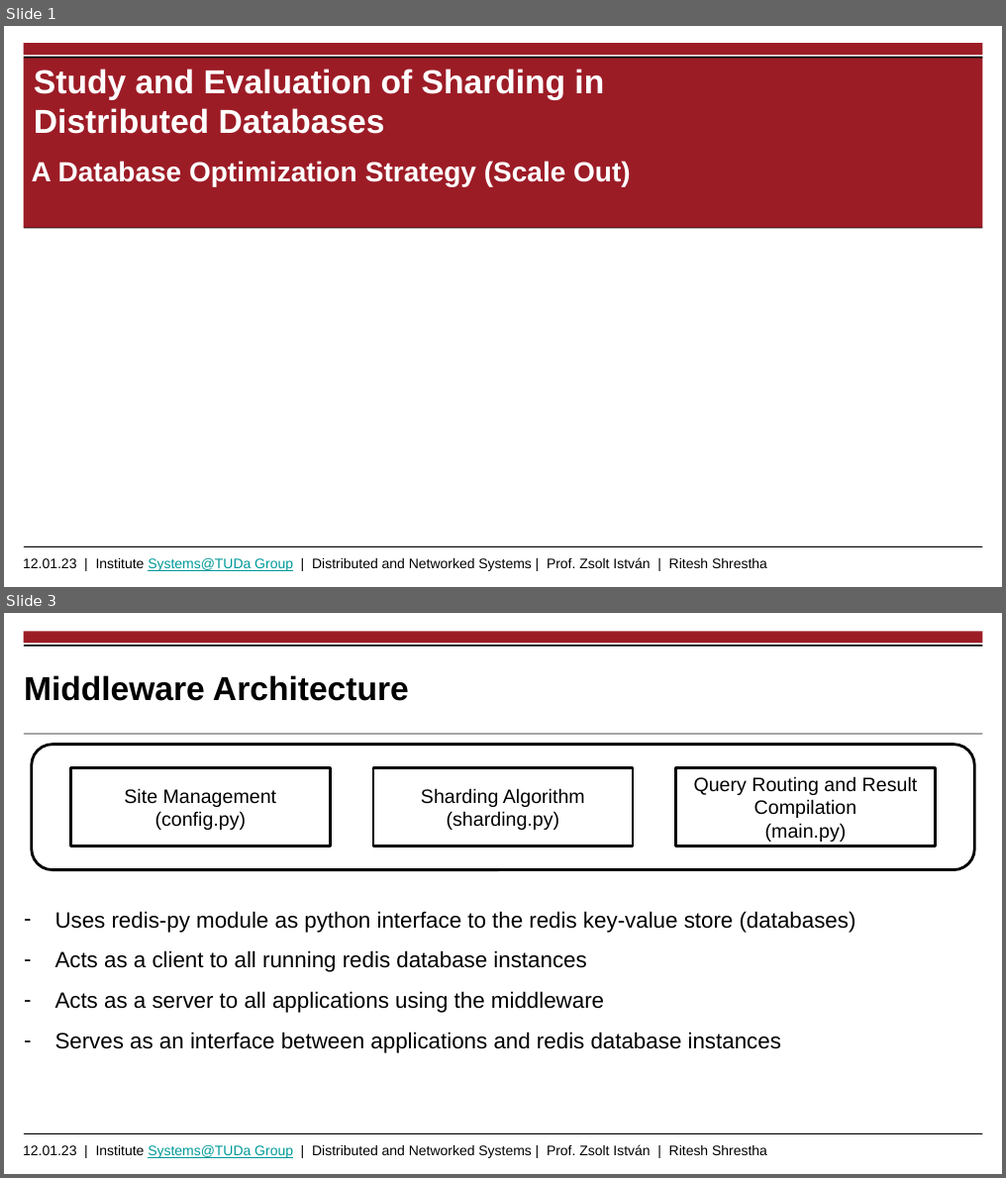
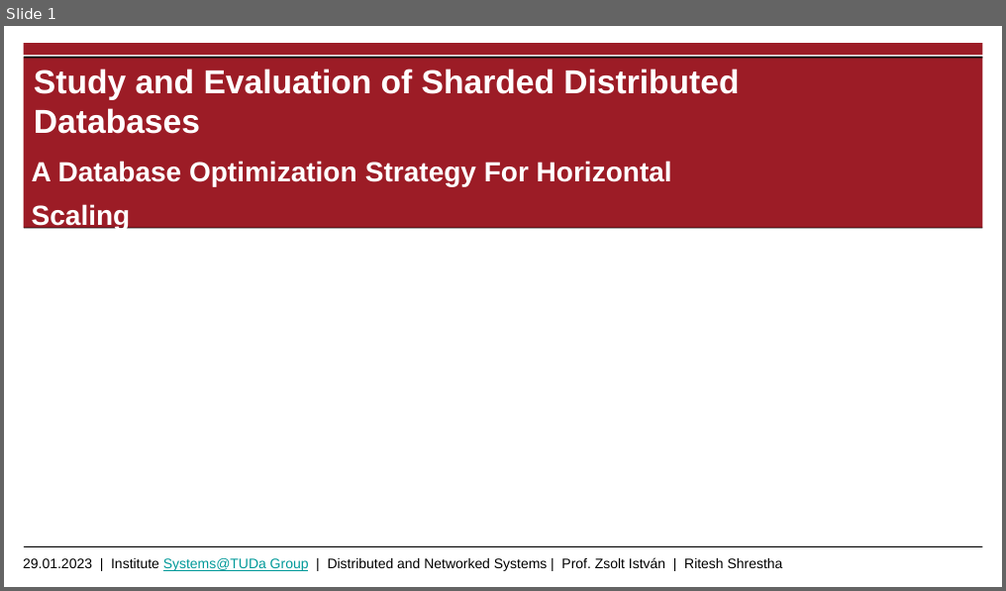
Before and after one commit to riteshCodes/sharded-distributed-databases, a slide deck: Documentation/Thesis_Presentation_Shrestha_Ritesh.pptx. Shown one above the other, each under a label of ours: slides 1 and 3 before the commit, slide 1 after it; the slides between them are not shown. The pictures are 1006x1178 and 1006x591 pixels, drawn with LibreOffice and Linux fonts; fonts in the diff are those of the drawing; background and template pictures are left out. Boxes give left, top, right and bottom in pixels: in the first picture for what was removed or moved away, otherwise in the second. Text is boxed around its words. In the diff, an @@ line names an element or a change of style, - is before the commit and + after.

```diff
--- a/Documentation/Thesis_Presentation_Shrestha_Ritesh.pptx
+++ b/Documentation/Thesis_Presentation_Shrestha_Ritesh.pptx
@@ slide 3 removed at [4,613,1002,1174], background #FFFFFF; not listed: 2 template elements that a slide beside it also shows @@
@@ rectangle removed at [24,631,983,643] @@
@@ line removed from (24, 645) to (983, 645) @@
@@ title removed at [24,675,409,701] @@
-Middleware Architecture
@@ line removed from (24, 734) to (983, 734) @@
@@ rounded rectangle removed at [32,745,975,870] @@
@@ rectangle removed at [71,767,331,847] @@
-Site Management
-(config.py)
@@ rectangle removed at [373,767,633,847] @@
-Sharding Algorithm
-(sharding.py)
@@ rectangle removed at [675,767,935,847] @@
-Query Routing and Result Compilation
-(main.py)
@@ text removed at [55,911,856,1054] @@
-– Uses redis-py module as python interface to the redis key-value store (databases)
-– Acts as a client to all running redis database instances
-– Acts as a server to all applications using the middleware
-– Serves as an interface between applications and redis database instances
@@ slide 1 changed as well @@
@@ title at [34,69,739,134]: text changed @@
-Study and Evaluation of Sharding in Distributed Databases
+Study and Evaluation of Sharded Distributed Databases
@@ subtitle at [32,161,672,230]: text changed @@
-A Database Optimization Strategy (Scale Out)
+A Database Optimization Strategy For Horizontal Scaling
@@ text at [23,558,783,571]: text changed @@
-12.01.23 | Institute Systems@TUDa Group | Distributed and Networked Systems | Prof. Zsolt István | Ritesh Shrestha
+29.01.2023 | Institute Systems@TUDa Group | Distributed and Networked Systems | Prof. Zsolt István | Ritesh Shrestha
```
Also in this commit, not shown: 1 other slide changed, 23 slides added, 3 other slides removed, 1 other file.
